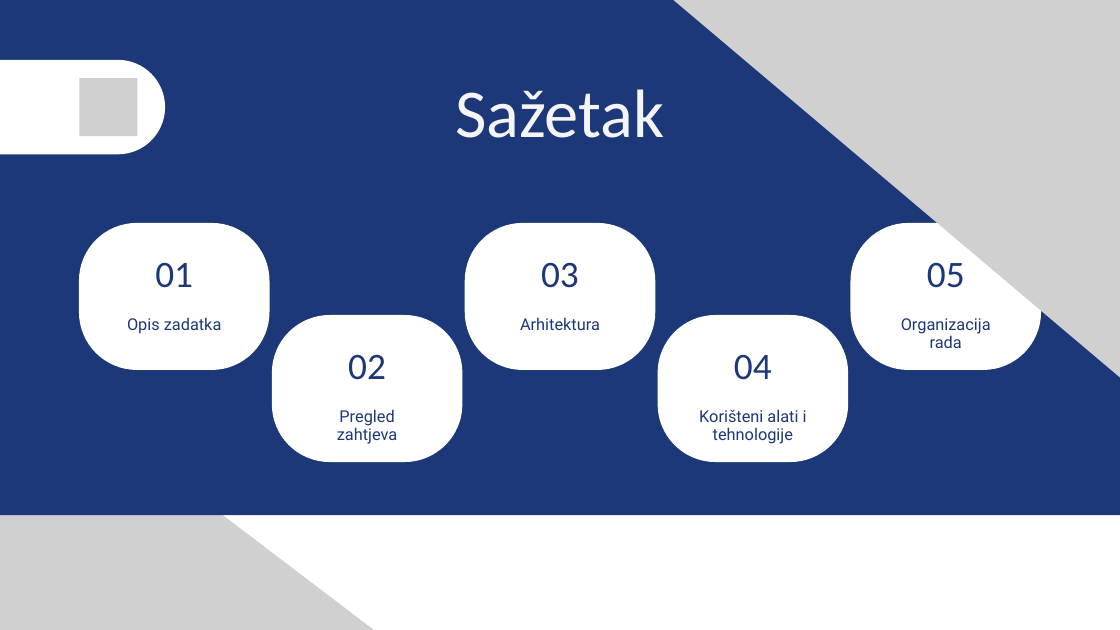
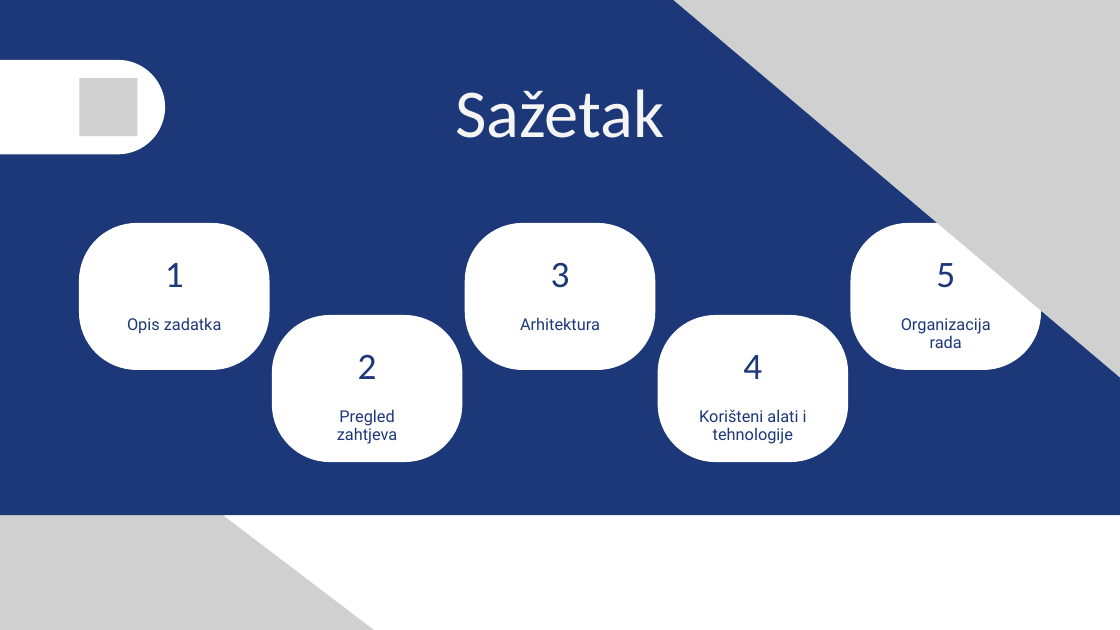
Before and after one commit to tintilinici/DentAll, a slide deck: slide 2 of Prezentacija.pptx. Drawn at 1120x630 pixels with LibreOffice and Linux fonts; fonts in the diff are those of the drawing; grey boxes stand for pictures; background and template pictures are left out. Boxes give left, top, right and bottom in pixels: in the first picture for what was removed or moved away, otherwise in the second. Text is boxed around its words. In the diff, an @@ line names an element or a change of style, - is before the commit and + after.

```diff
--- a/Prezentacija.pptx
+++ b/Prezentacija.pptx
@@ text at [165,263,184,287]: text changed @@
-01
+1
@@ text at [551,262,570,288]: text changed @@
-03
+3
@@ text at [936,263,955,288]: text changed @@
-05
+5
@@ text at [358,354,377,379]: text changed @@
-02
+2
@@ text at [743,355,762,379]: text changed @@
-04
+4
```
Also in this commit, not shown: 10 other slides changed.
